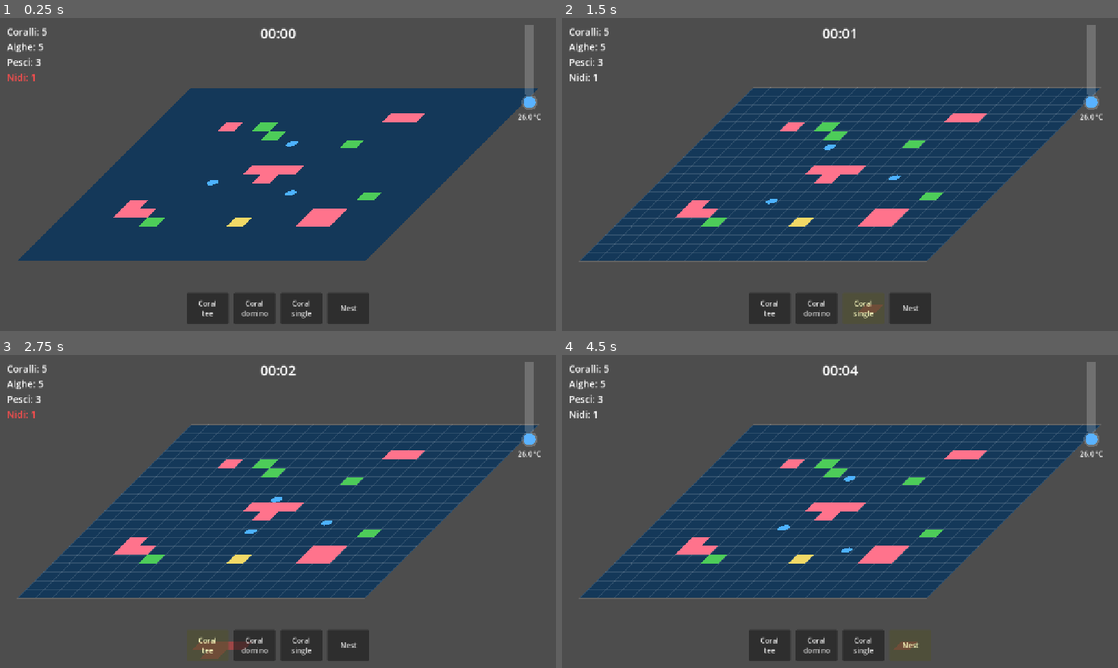
Above: before the commit, frames 1-4 (two rows, left to right).
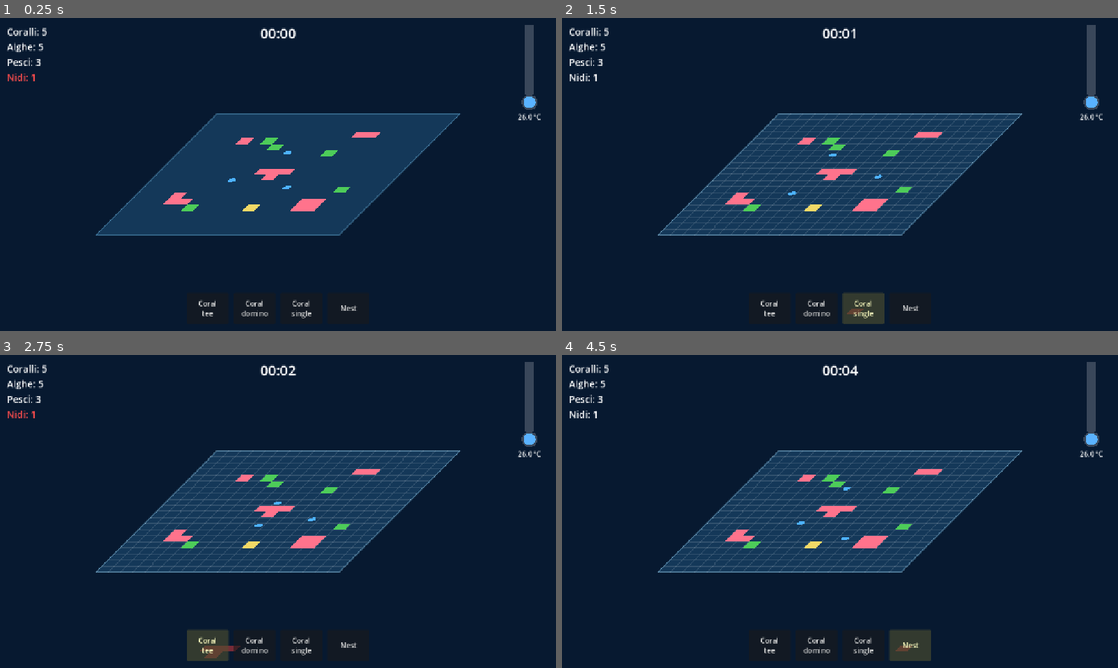
Above: after the commit, the same moments.

Repository: TakFog/rgj2026
Game: Godot game, scene res://main/main.tscn
Same seed, same stepped clock (60 frames per second), same inputs: the game is played once before the commit and once after it.
Inputs:
- Up to frame 1 (0.25 s): no input
- Up to frame 2 (1.5 s): click "Coral single" at 0.5 s; click "Coral single" at 1.25 s
- Up to frame 3 (2.75 s): click "Coral tee" at 2 s
- Up to frame 4 (4.5 s): click "Nest" at 2.75 s; click "Coral tee" at 3.5 s; click "Nest" at 4.25 s

The runs differ from the first frame. In frame 1, 85% of the frame differs, in the area x 0-100%, y 0-100%; in frame 2, 90%; in frame 3, 90%; in frame 4, 90%.
Error before the commit: Parse Error: Preload file "res://ui/b_threat_warning.gd" does not exist. (res://systems/b_threat_spawner.gd:5)

Commit message:
Replace threat warnings with a zoomed-out island view
The playable grid is now an underwater island in the middle of a wider
seabed. The camera zooms out (ViewSettings.zoom) and threats spawn just
off screen, heading to a random island point, so players see them coming
instead of relying on blinking edge warnings.

Diff:
--- a/autoload/game.gd
+++ b/autoload/game.gd
@@ -51,6 +51,18 @@
 	return projection.to_world(view.get_global_mouse_position())
 
 
+## The world area currently on screen (viewport corners projected back to the
+## logical world, camera included). A parallelogram under the oblique view.
+func visible_world_polygon() -> PackedVector2Array:
+	var to_canvas := view.get_global_transform_with_canvas().affine_inverse()
+	var rect := view.get_viewport_rect()
+	var corners := [rect.position, Vector2(rect.end.x, rect.position.y), rect.end, Vector2(rect.position.x, rect.end.y)]
+	var polygon := PackedVector2Array()
+	for corner: Vector2 in corners:
+		polygon.append(projection.to_world(to_canvas * corner))
+	return polygon
+
+
 ## Linear interpolation by current temperature (cold value at 0, hot value at 1).
 func by_temperature(cold: float, hot: float) -> float:
 	return lerpf(cold, hot, clampf(temperature, 0.0, 1.0))
--- a/core/edge_entry.gd
+++ b/core/edge_entry.gd
@@ -1,28 +1,29 @@
 class_name EdgeEntry
 extends RefCounted
-## Where a threat enters the map (GDD §7): a random point on one of the four
-## world edges and a heading pointing inward, randomised within ±spread radians.
+## Where a threat enters (GDD §7): a random point on the border of the visible
+## world area (the seabed around the island) and a heading aimed at a random
+## point of the island, so the player sees it coming across the seabed.
 
 var point: Vector2
-## Unit vector perpendicular to the chosen edge, pointing into the world.
-var inward: Vector2
 var heading: float
 
 
-static func random(rng: RandomNumberGenerator, world_size: Vector2, spread: float) -> EdgeEntry:
+## `visible` is the visible world area as a convex polygon (any winding);
+## the entry point is picked along its perimeter, weighted by side length.
+static func random(rng: RandomNumberGenerator, visible: PackedVector2Array, island: Rect2) -> EdgeEntry:
+	var perimeter := 0.0
+	for i in visible.size():
+		perimeter += visible[i].distance_to(visible[(i + 1) % visible.size()])
+	var along := rng.randf_range(0.0, perimeter)
 	var entry := EdgeEntry.new()
-	match rng.randi_range(0, 3):
-		0: # top
-			entry.point = Vector2(rng.randf_range(0.0, world_size.x), 0.0)
-			entry.inward = Vector2.DOWN
-		1: # bottom
-			entry.point = Vector2(rng.randf_range(0.0, world_size.x), world_size.y)
-			entry.inward = Vector2.UP
-		2: # left
-			entry.point = Vector2(0.0, rng.randf_range(0.0, world_size.y))
-			entry.inward = Vector2.RIGHT
-		_: # right
-			entry.point = Vector2(world_size.x, rng.randf_range(0.0, world_size.y))
-			entry.inward = Vector2.LEFT
-	entry.heading = entry.inward.angle() + rng.randf_range(-spread, spread)
+	for i in visible.size():
+		var a := visible[i]
+		var b := visible[(i + 1) % visible.size()]
+		var length := a.distance_to(b)
+		if along <= length or i == visible.size() - 1:
+			entry.point = a.lerp(b, clampf(along / length, 0.0, 1.0))
+			break
+		along -= length
+	var target := island.position + Vector2(rng.randf(), rng.randf()) * island.size
+	entry.heading = (target - entry.point).angle()
 	return entry
--- a/data/balance_actors.gd
+++ b/data/balance_actors.gd
@@ -26,7 +26,6 @@
 @export var collapse_grace_seconds := 10.0
 
 @export_group("Threats")
-@export var threat_warning_seconds := 2.5
 @export var co2_radius := 60.0
 @export var co2_speed := 40.0
 ## Max random heading change in radians per second.
--- a/data/view_settings.gd
+++ b/data/view_settings.gd
@@ -5,3 +5,6 @@
 @export var x_axis := Vector2(1, 0)
 @export var y_axis := Vector2(-0.5, 0.5)
 @export var pixels_per_unit := 1.25
+## Camera zoom (< 1 zooms out). Leaves seabed around the island so incoming
+## threats are visible before they reach it (GDD §7).
+@export var zoom := 0.7
--- a/data/view_settings.tres
+++ b/data/view_settings.tres
@@ -7,3 +7,4 @@
 x_axis = Vector2(1, 0)
 y_axis = Vector2(-0.5, 0.5)
 pixels_per_unit = 1.25
+zoom = 0.7
--- a/entities/threats/threat.gd
+++ b/entities/threats/threat.gd
@@ -1,12 +1,12 @@
 class_name Threat
 extends Area2D
 ## Base for moving threats (GDD §7). Moves freely in the logical world, applies
-## ThreatRules on contact (GDD §8) and frees itself after leaving the map.
+## ThreatRules on contact (GDD §8) and frees itself after leaving the visible seabed.
 ## Subclasses only set kind / radius / speed / turn_noise / color in _init().
 
 signal destroyed
 
-## Distance beyond the world edge (on top of 2 × radius) before a threat is removed.
+## Distance beyond the visible seabed (on top of 2 × radius) before a threat is removed.
 const EXIT_MARGIN := 32.0
 ## Screen pixels the threat body floats above its ground shadow.
 const HOVER_PX := 18.0
@@ -23,7 +23,7 @@
 var _dead := false
 
 
-## Places the threat just outside the map at `entry`, heading inward.
+## Places the threat just off screen at `entry`, heading to the island.
 ## Call before adding the node to the tree.
 func setup(entry: EdgeEntry, rng: RandomNumberGenerator) -> void:
 	heading = entry.heading
@@ -53,9 +53,14 @@
 	if _drift:
 		heading = _drift.step(heading, delta)
 	position += Vector2.from_angle(heading) * speed * delta
-	var alive_area := Rect2(Vector2.ZERO, Game.grid.world_size()).grow(radius * 2.0 + EXIT_MARGIN)
-	if not alive_area.has_point(position):
+	if not _in_alive_area():
 		destroy()
+
+
+## Inside the visible seabed, grown so threats spawn and leave fully off screen.
+func _in_alive_area() -> bool:
+	var grown := Geometry2D.offset_polygon(Game.visible_world_polygon(), radius * 2.0 + EXIT_MARGIN)
+	return not grown.is_empty() and Geometry2D.is_point_in_polygon(position, grown[0])
 
 
 ## Instant contact resolution. Safe to call several times in one physics step.
--- a/main/ground.gd
+++ b/main/ground.gd
@@ -1,7 +1,11 @@
 extends Node2D
-## Draws the seabed parallelogram and, while placing, the grid lines.
+## Draws the open seabed over the whole screen, the playable island on top
+## of it and, while placing, the grid lines (island only).
 
-const SEABED := Color(0.08, 0.22, 0.35)
+const OPEN_SEABED := Color(0.03, 0.1, 0.19)
+const ISLAND := Color(0.08, 0.22, 0.35)
+const ISLAND_EDGE := Color(0.35, 0.6, 0.75, 0.6)
+const ISLAND_EDGE_WIDTH := 3.0
 const GRID_LINE := Color(1, 1, 1, 0.12)
 
 
@@ -16,7 +20,12 @@
 func _draw() -> void:
 	var size := Game.grid.world_size()
 	var corners := PackedVector2Array([Vector2.ZERO, Vector2(size.x, 0), size, Vector2(0, size.y)])
-	draw_colored_polygon(Game.projection.project_polygon(corners, Vector2.ZERO), SEABED)
+	var island := Game.projection.project_polygon(corners, Vector2.ZERO)
+	draw_colored_polygon(_screen_polygon(), OPEN_SEABED)
+	draw_colored_polygon(island, ISLAND)
+	var outline := island.duplicate()
+	outline.append(island[0])
+	draw_polyline(outline, ISLAND_EDGE, ISLAND_EDGE_WIDTH, true)
 	if not Game.placing:
 		return
 	var step := Game.grid.cell_size
@@ -24,3 +33,12 @@
 		draw_line(Game.projection.to_screen(Vector2(x * step, 0)), Game.projection.to_screen(Vector2(x * step, size.y)), GRID_LINE)
 	for y in Game.grid.size.y + 1:
 		draw_line(Game.projection.to_screen(Vector2(0, y * step)), Game.projection.to_screen(Vector2(size.x, y * step)), GRID_LINE)
+
+
+## The visible screen area in this node's coordinates (camera included).
+func _screen_polygon() -> PackedVector2Array:
+	var to_local := get_global_transform_with_canvas().affine_inverse()
+	var rect := get_viewport_rect()
+	return PackedVector2Array([
+		to_local * rect.position, to_local * Vector2(rect.end.x, rect.position.y),
+		to_local * rect.end, to_local * Vector2(rect.position.x, rect.end.y)])
--- a/main/main.gd
+++ b/main/main.gd
@@ -31,6 +31,7 @@
 	var camera := Camera2D.new()
 	camera.name = "Camera"
 	camera.position = Game.projection.to_screen(Game.grid.world_size() * 0.5)
+	camera.zoom = Vector2.ONE * Game.VIEW_SETTINGS.zoom
 	screen.add_child(camera)
 
 	var ui := CanvasLayer.new()
--- a/systems/b_threat_spawner.gd
+++ b/systems/b_threat_spawner.gd
@@ -1,22 +1,10 @@
 extends Node
-## Announces threats at the map edge and spawns them after
-## threat_warning_seconds (GDD §7). Pausable; timers advance with delta only.
-
-const ThreatWarning := preload("res://ui/b_threat_warning.gd")
-## ±30° around the inward direction.
-const ENTRY_SPREAD := 0.5236
-
-
-class Pending:
-	var kind: int
-	var entry: EdgeEntry
-	var time_left: float
-	var warning: Node
-
+## Spawns threats on the border of the visible seabed, aimed at the island
+## (GDD §7). No warning: the player sees them crossing the seabed.
+## Pausable; timers advance with delta only.
 
 var _schedule: ThreatSchedule
 var _rng := RandomNumberGenerator.new()
-var _pending: Array[Pending] = []
 
 
 func _ready() -> void:
@@ -26,27 +14,8 @@
 
 func _process(delta: float) -> void:
 	for kind in _schedule.tick(delta, Game.temperature):
-		_announce(kind)
-	for i in range(_pending.size() - 1, -1, -1):
-		var pending := _pending[i]
-		pending.time_left -= delta
-		if pending.time_left <= 0.0:
-			_pending.remove_at(i)
-			if is_instance_valid(pending.warning):
-				pending.warning.queue_free()
-			spawn(pending.kind, pending.entry, _rng)
-
-
-func _announce(kind: int) -> void:
-	var pending := Pending.new()
-	pending.kind = kind
-	pending.entry = EdgeEntry.random(_rng, Game.grid.world_size(), ENTRY_SPREAD)
-	pending.time_left = Game.actors.threat_warning_seconds
-	var warning := ThreatWarning.new()
-	warning.setup(kind, pending.entry)
-	Game.ui.add_child(warning)
-	pending.warning = warning
-	_pending.append(pending)
+		var island := Rect2(Vector2.ZERO, Game.grid.world_size())
+		spawn(kind, EdgeEntry.random(_rng, Game.visible_world_polygon(), island), _rng)
 
 
 ## Creates a threat of `kind` entering at `entry` and adds it to the world.
--- a/tests/unit/test_edge_entry.gd
+++ b/tests/unit/test_edge_entry.gd
@@ -1,36 +1,54 @@
 extends TestCase
 
-const SIZE := Vector2(640, 640)
+const ISLAND := Rect2(0, 0, 640, 640)
+## Visible world area: a sheared quad around the island, like the oblique view.
+const VISIBLE := [Vector2(-400, -300), Vector2(900, -300), Vector2(1300, 940), Vector2(-100, 940)]
 
 
-func test_points_lie_on_world_edge_and_inward_points_inside() -> void:
+func _visible() -> PackedVector2Array:
+	return PackedVector2Array(VISIBLE)
+
+
+func _distance_to_border(point: Vector2, polygon: PackedVector2Array) -> float:
+	var best := INF
+	for i in polygon.size():
+		var closest := Geometry2D.get_closest_point_to_segment(point, polygon[i], polygon[(i + 1) % polygon.size()])
+		best = minf(best, point.distance_to(closest))
+	return best
+
+
+func test_points_lie_on_visible_border() -> void:
 	var rng := RandomNumberGenerator.new()
 	rng.seed = 42
-	var rect := Rect2(Vector2.ZERO, SIZE)
 	for i in 200:
-		var entry := EdgeEntry.random(rng, SIZE, 0.5)
-		var on_x_edge := is_equal_approx(entry.point.x, 0.0) or is_equal_approx(entry.point.x, SIZE.x)
-		var on_y_edge := is_equal_approx(entry.point.y, 0.0) or is_equal_approx(entry.point.y, SIZE.y)
-		assert_true(on_x_edge or on_y_edge, str(entry.point))
-		assert_true(rect.grow(0.001).has_point(entry.point), str(entry.point))
-		assert_true(rect.has_point(entry.point + entry.inward), "inward %s at %s" % [entry.inward, entry.point])
+		var entry := EdgeEntry.random(rng, _visible(), ISLAND)
+		assert_almost(_distance_to_border(entry.point, _visible()), 0.0, 0.01, str(entry.point))
 
 
-func test_heading_stays_within_spread_of_inward() -> void:
+func test_heading_ray_hits_the_island() -> void:
 	var rng := RandomNumberGenerator.new()
 	rng.seed = 7
 	for i in 200:
-		var entry := EdgeEntry.random(rng, SIZE, 0.5)
-		var dir := Vector2.from_angle(entry.heading)
-		assert_true(dir.dot(entry.inward) >= cos(0.5) - 0.0001, "heading %s inward %s" % [entry.heading, entry.inward])
+		var entry := EdgeEntry.random(rng, _visible(), ISLAND)
+		var far := entry.point + Vector2.from_angle(entry.heading) * 10000.0
+		var hits := Geometry2D.intersect_polyline_with_polygon(
+			PackedVector2Array([entry.point, far]),
+			PackedVector2Array([ISLAND.position, Vector2(ISLAND.end.x, 0), ISLAND.end, Vector2(0, ISLAND.end.y)]))
+		assert_false(hits.is_empty(), "heading %s from %s misses" % [entry.heading, entry.point])
 
 
-func test_zero_spread_heads_straight_in() -> void:
+func test_uses_every_side() -> void:
 	var rng := RandomNumberGenerator.new()
-	rng.seed = 1
-	for i in 20:
-		var entry := EdgeEntry.random(rng, SIZE, 0.0)
-		assert_almost(Vector2.from_angle(entry.heading), entry.inward)
+	rng.seed = 3
+	var sides := {}
+	var polygon := _visible()
+	for i in 400:
+		var entry := EdgeEntry.random(rng, polygon, ISLAND)
+		for s in polygon.size():
+			var closest := Geometry2D.get_closest_point_to_segment(entry.point, polygon[s], polygon[(s + 1) % polygon.size()])
+			if entry.point.distance_to(closest) < 0.01:
+				sides[s] = true
+	assert_eq(sides.size(), 4)
 
 
 func test_same_seed_gives_same_entry() -> void:
@@ -38,7 +56,7 @@
 	var b := RandomNumberGenerator.new()
 	a.seed = 99
 	b.seed = 99
-	var first := EdgeEntry.random(a, SIZE, 0.5)
-	var second := EdgeEntry.random(b, SIZE, 0.5)
+	var first := EdgeEntry.random(a, _visible(), ISLAND)
+	var second := EdgeEntry.random(b, _visible(), ISLAND)
 	assert_almost(first.point, second.point)
 	assert_almost(first.heading, second.heading)
Not shown, changed: docs/GDD.md
